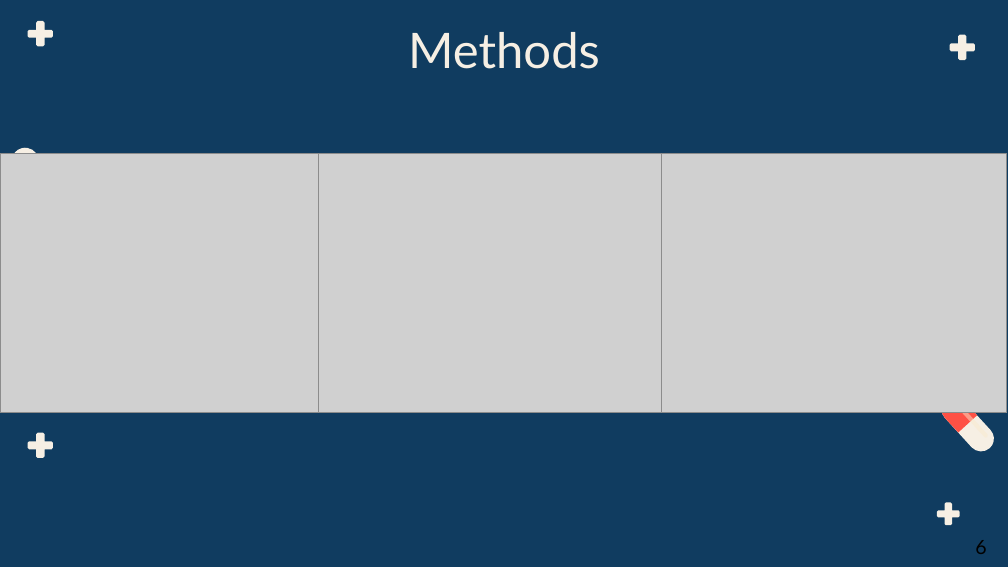
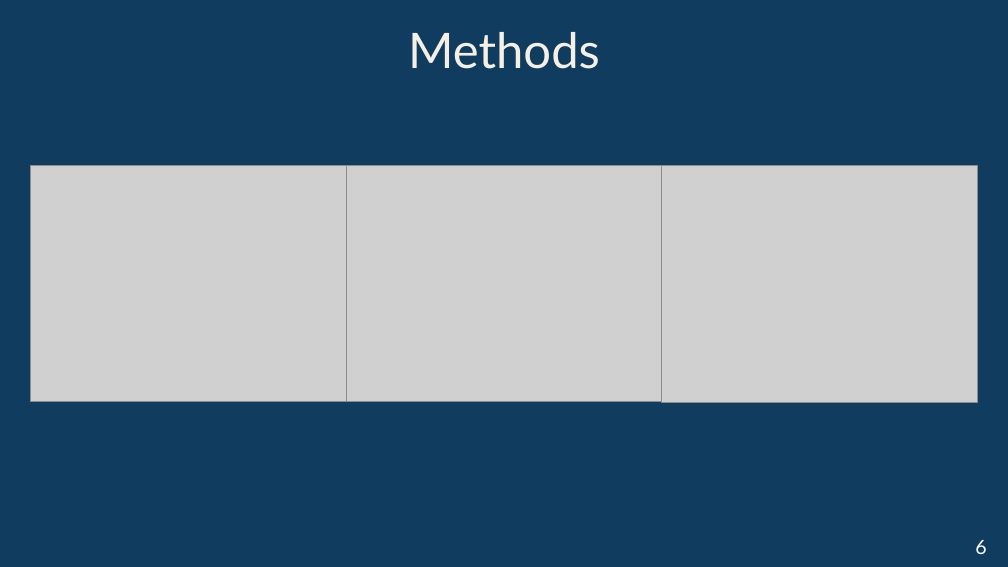
Before and after one commit to BME-Students/DDDM-Project7, a slide deck: slide 6 of From Finger Stick Blood Glucose Samples to the Predictive Power of continuous glucose monitoring.pptx. Drawn at 1008x567 pixels with LibreOffice and Linux fonts; fonts in the diff are those of the drawing; grey boxes stand for pictures. Boxes give left, top, right and bottom in pixels: in the first picture for what was removed or moved away, otherwise in the second. Text is boxed around its words. In the diff, an @@ line names an element or a change of style, - is before the commit and + after.

Commit message:
final presentation

```diff
--- a/From Finger Stick Blood Glucose Samples to the Predictive Power of continuous glucose monitoring.pptx
+++ b/From Finger Stick Blood Glucose Samples to the Predictive Power of continuous glucose monitoring.pptx
@@ freeform shape removed at [27,21,52,46] @@
@@ freeform shape removed at [950,34,975,59] @@
@@ freeform shape removed at [6,145,55,219] @@
@@ picture: place and size @@
-picture at [0,154,347,413]
+picture at [31,165,347,401]
@@ picture: place and size @@
-picture at [319,154,665,413]
+picture at [347,165,662,401]
@@ picture: place and size @@
-picture at [661,154,1006,413]
+picture at [661,165,977,402]
@@ freeform shape removed at [936,389,980,435] @@
@@ freeform shape removed at [937,386,999,462] @@
@@ freeform shape removed at [955,396,989,444] @@
@@ freeform shape removed at [27,432,52,458] @@
@@ freeform shape removed at [936,502,960,525] @@
@@ text "6" at [975,540,986,554]: text colour #000000 to #FFFFFF @@
```
Also in this commit, not shown: 13 other slides changed, 1 other file.
